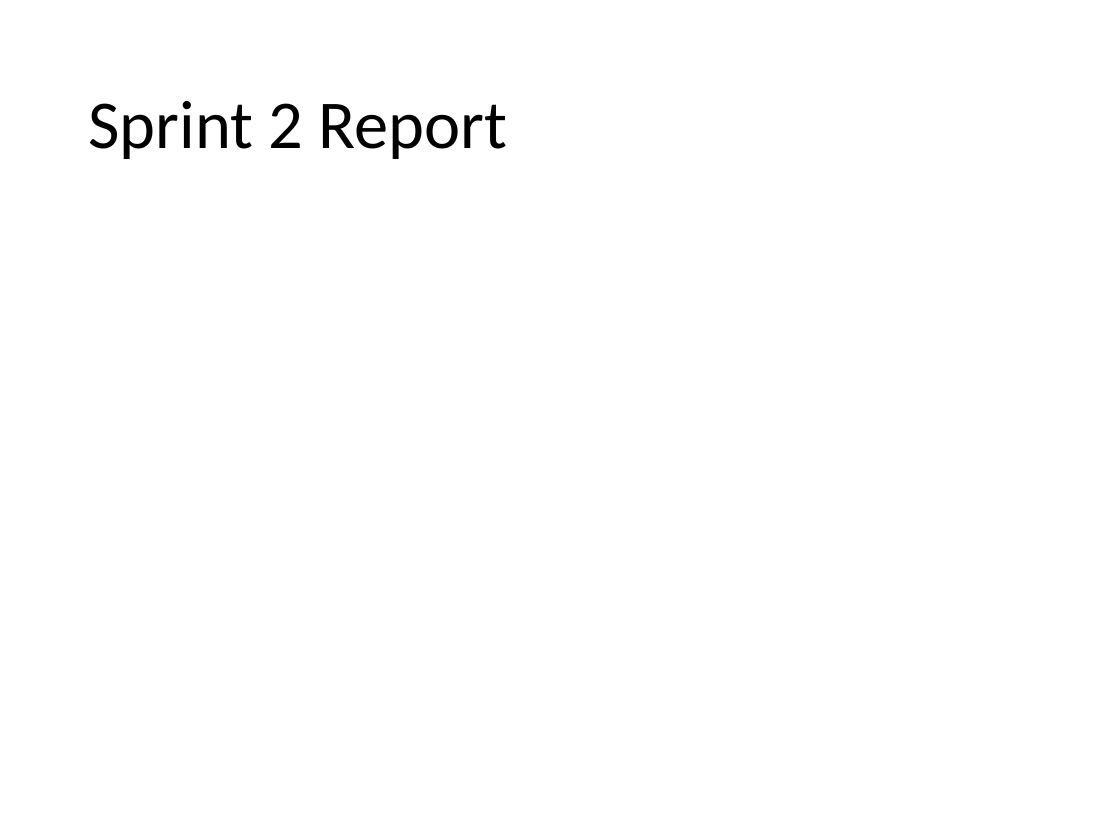
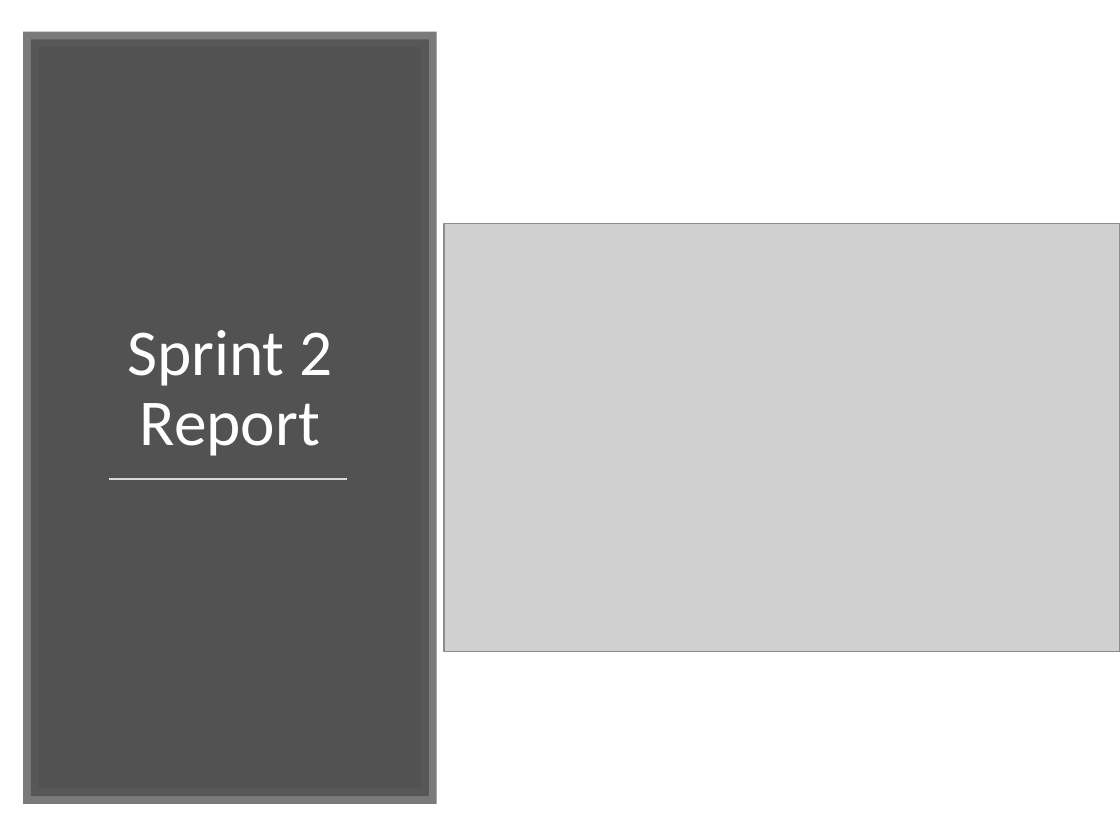
Before and after one commit to Chasnici/Logos-Polytechnikos, a slide deck: slide 10 of Chasníci-prezentace.pptx. Drawn at 1120x840 pixels with LibreOffice and Linux fonts; fonts in the diff are those of the drawing; grey boxes stand for pictures. Boxes give left, top, right and bottom in pixels: in the first picture for what was removed or moved away, otherwise in the second. Text is boxed around its words. In the diff, an @@ line names an element or a change of style, - is before the commit and + after.

Commit message:
Add files via upload
Verze 12.11.

```diff
--- a/Chasníci-prezentace.pptx
+++ b/Chasníci-prezentace.pptx
@@ rectangle added at (31, 39, 429, 796), fill #404040 at 90% opacity, outline #595959 10 pt @@
@@ title "Sprint 2 Report": place and size @@
-title "Sprint 2 Report" at (88, 101, 508, 159)
+title "Sprint 2 Report" at (127, 330, 333, 456)
@@ title "Sprint 2 Report" at (127, 330, 333, 456): size 44 to 42 pt, text colour #000000 to #FFFFFF; alignment left to centre; vertical alignment middle to bottom @@
@@ picture added at (444, 224, 1120, 652) @@
@@ line added from (110, 479) to (347, 479), #D9D9D9 1.75 pt @@
```
